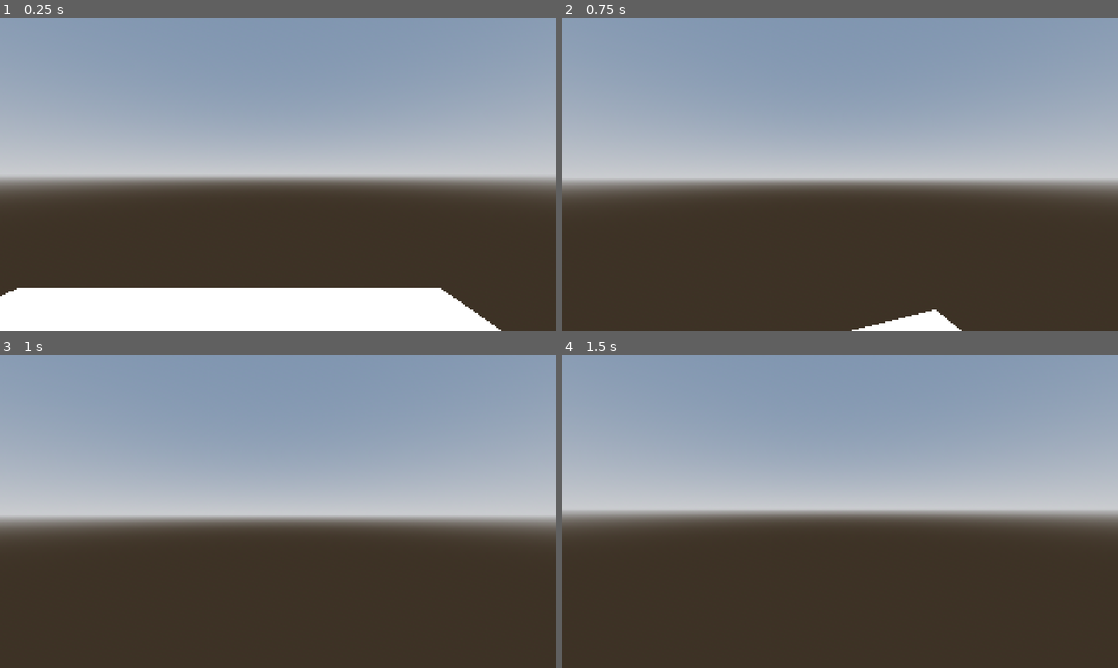
Above: before the commit, frames 1-4 (two rows, left to right).
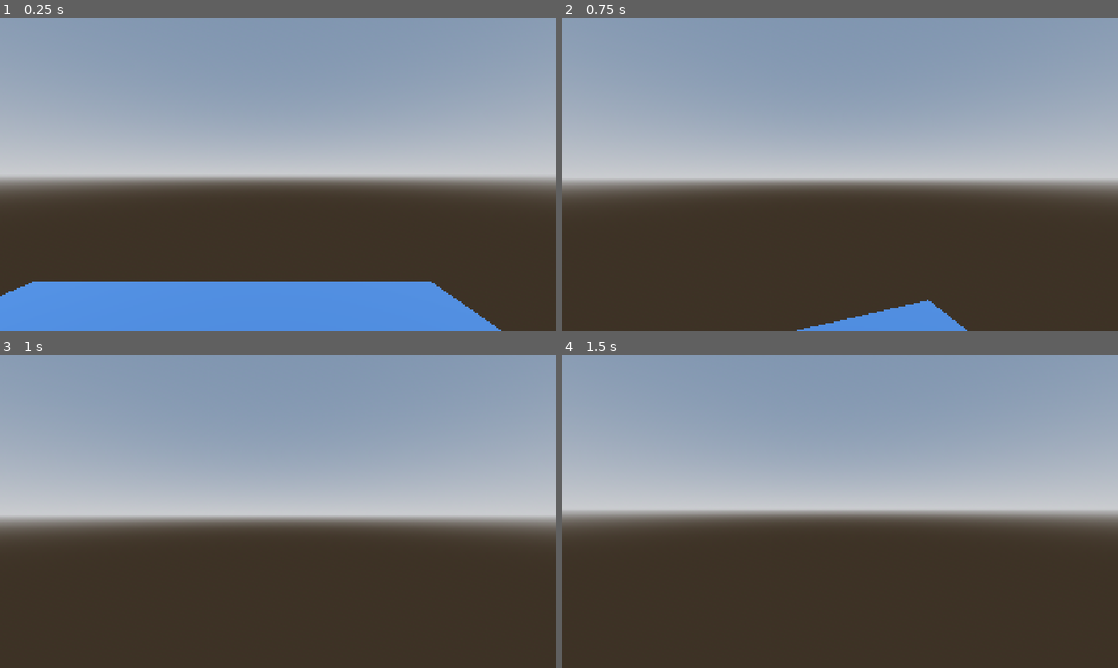
Above: after the commit, the same moments.

Repository: yuleedev/bandit-tails
Game: Godot game, scene res://controller.tscn
Two runs of this game, one before a commit and one after it. Both use one fixed random seed, a clock stepped at 60 frames per second and the inputs below. Before the commit the project starts from res://world.tscn.
Inputs (mouse positions are in pixels of both pictures, inside the frame that each line leads up to):
- Up to frame 1 (0.25 s): no input
- Up to frame 2 (0.75 s): tap Enter at 0.5 s; move the mouse to (867, 174) at 0.52 s; hold W (up) from 0.53 s (still down)
- Up to frame 3 (1 s): keep holding W (up)
- Up to frame 4 (1.5 s): keep holding W (up); tap Space at 1.25 s; move the mouse to (812, 511) at 1.27 s

The runs differ from the first frame. In frame 1, 13% of the frame differs, in the area x 0-91%, y 84-100%; in frame 2, 1.5%; in frame 3, nothing differs; in frame 4, nothing differs.

Commit message:
Organizing files

Diff:
--- a/world.tscn
+++ b/controller.tscn
@@ -1,6 +1,6 @@
-[gd_scene load_steps=7 format=3 uid="uid://hvdt1pp2qm7m"]
+[gd_scene load_steps=8 format=3 uid="uid://hvdt1pp2qm7m"]
 
-[ext_resource type="Script" uid="uid://chuevkrc2nhgy" path="res://player.gd" id="1_f3sb7"]
+[ext_resource type="Script" uid="uid://chuevkrc2nhgy" path="res://Scripts/player.gd" id="1_jldtq"]
 
 [sub_resource type="ProceduralSkyMaterial" id="ProceduralSkyMaterial_fj7yv"]
 sky_horizon_color = Color(0.662243, 0.671743, 0.686743, 1)
@@ -18,7 +18,10 @@
 
 [sub_resource type="CapsuleShape3D" id="CapsuleShape3D_dwbse"]
 
-[node name="World" type="Node3D"]
+[sub_resource type="StandardMaterial3D" id="StandardMaterial3D_f3sb7"]
+albedo_color = Color(0.143981, 0.27077, 0.40633, 1)
+
+[node name="Controller" type="Node3D"]
 
 [node name="DirectionalLight3D" type="DirectionalLight3D" parent="."]
 transform = Transform3D(-0.866025, -0.433013, 0.25, 0, 0.5, 0.866025, -0.5, 0.75, -0.433013, 0, 0, 0)
@@ -28,12 +31,12 @@
 environment = SubResource("Environment_aqk2v")
 
 [node name="Player" type="CharacterBody3D" parent="."]
-script = ExtResource("1_f3sb7")
+script = ExtResource("1_jldtq")
 
 [node name="Head" type="Node3D" parent="Player"]
 
 [node name="Camera3D" type="Camera3D" parent="Player/Head"]
-transform = Transform3D(1, 0, 0, 0, 1, 0, 0, 0, 1, 0, 1.35679, -0.384629)
+transform = Transform3D(1, 0, 0, 0, 1, 0, 0, 0, 1, 0, 1.35679, -0.200443)
 
 [node name="MeshInstance3D" type="MeshInstance3D" parent="Player"]
 transform = Transform3D(1, 0, 0, 0, 1, 0, 0, 0, 1, 0, 0.809009, 0)
@@ -48,3 +51,4 @@
 transform = Transform3D(1, 0, 0, 0, 1, 0, 0, 0, 1, -0.666229, -0.209492, -0.113281)
 use_collision = true
 size = Vector3(5.76288, 0.0541992, 6.11133)
+material = SubResource("StandardMaterial3D_f3sb7")
--- a/project.godot
+++ b/project.godot
@@ -11,7 +11,7 @@
 [application]
 
 config/name="placeholder"
-run/main_scene="res://world.tscn"
+run/main_scene="res://controller.tscn"
 config/features=PackedStringArray("4.4", "GL Compatibility")
 config/icon="res://icon.svg"
 
Renamed: player.gd -> Scripts/player.gd
Renamed: player.gd.uid -> Scripts/player.gd.uid
